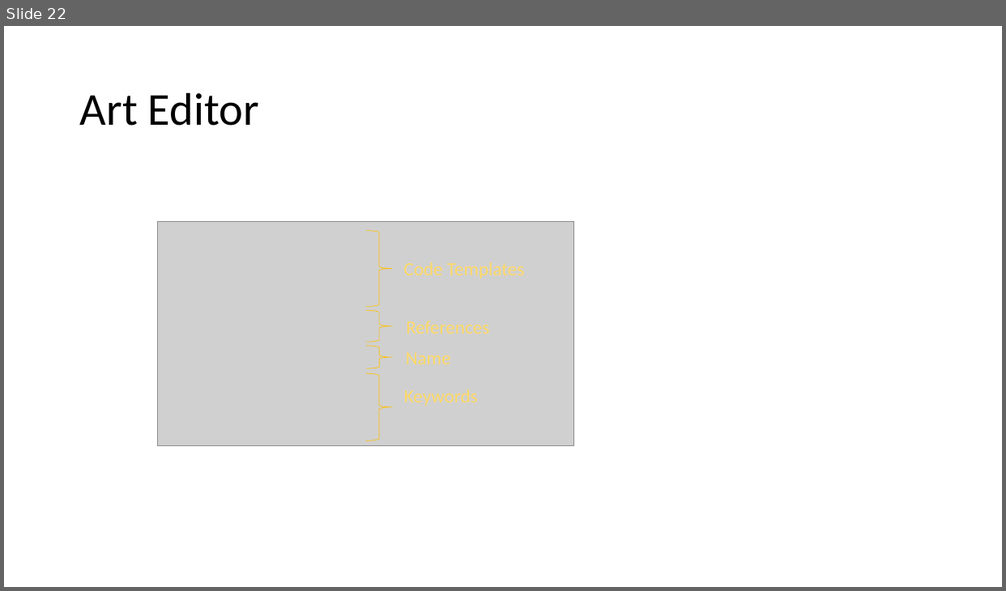
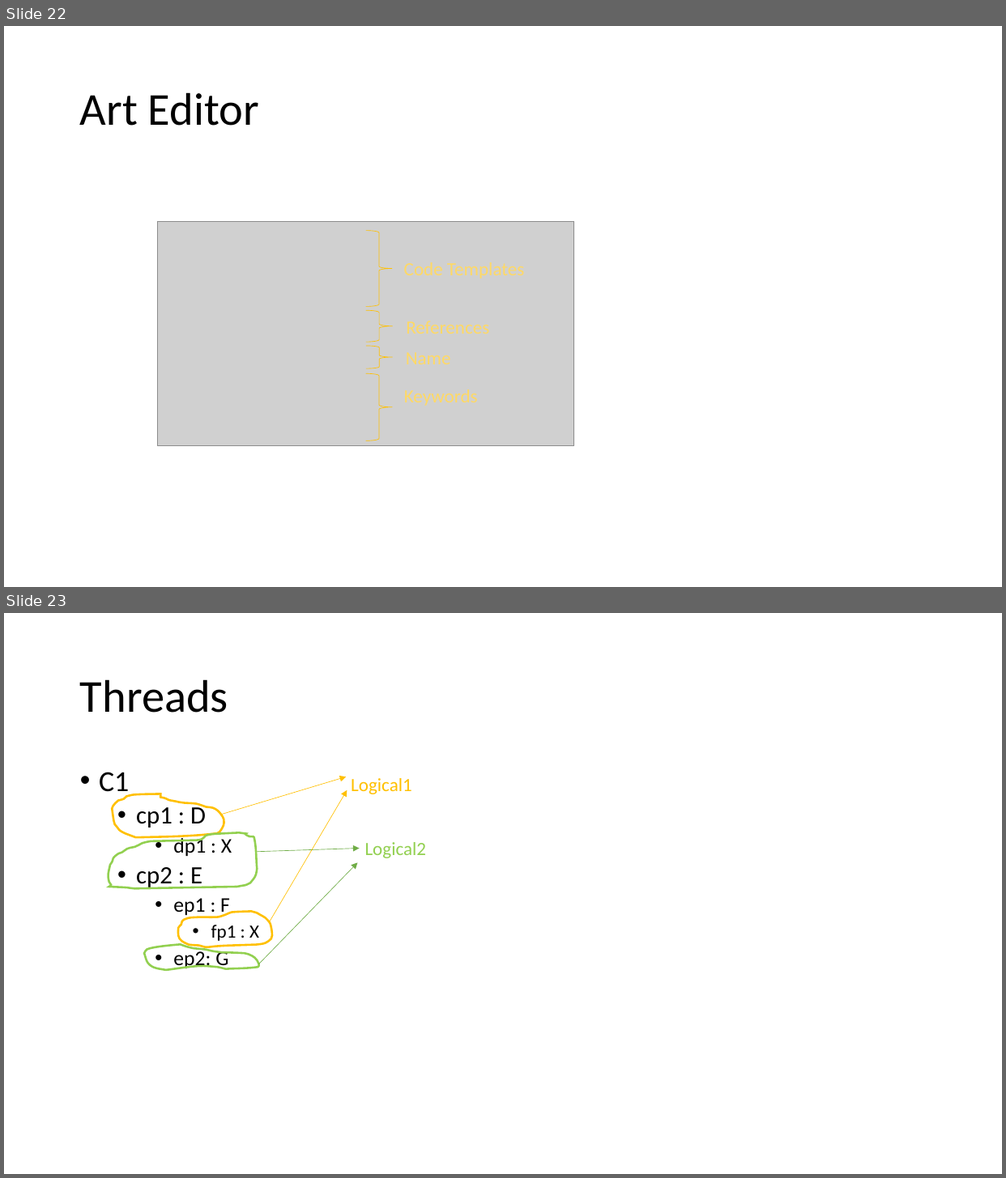
Before and after one commit to secure-dev-ops/code-realtime, a slide deck: illustrations.pptx. Shown one above the other, each under a label of ours: slide 22 before the commit, slides 22 and 23 after it. The pictures are 1006x591 and 1006x1178 pixels, drawn with LibreOffice and Linux fonts; fonts in the diff are those of the drawing; grey boxes stand for pictures. Boxes give left, top, right and bottom in pixels: in the first picture for what was removed or moved away, otherwise in the second. Text is boxed around its words. In the diff, an @@ line names an element or a change of style, - is before the commit and + after.

Commit message:
RIC-649: Doc for thread support

```diff
--- a/illustrations.pptx
+++ b/illustrations.pptx
@@ slide 23 added at [4, 613, 1002, 1174], background #FFFFFF @@
@@ title added at [80, 679, 228, 713], 44 pt, text #000000 @@
+Threads
@@ text added at [99, 772, 259, 970], 20 pt, text #000000 @@
+• C1
+  • cp1 : D
+    • dp1 : X
+  • cp2 : E
+    • ep1 : F
+      • fp1 : X
+    • ep2: G
@@ arrow added from (221, 815) to (346, 777), #FFC000 0.5 pt @@
@@ text added at [351, 778, 412, 794], 18 pt, text #FFC000 @@
+Logical1
@@ freeform shape added at [112, 794, 224, 837], outline #FFC000 2 pt @@
@@ arrow added from (269, 922) to (347, 790), #FFC000 0.5 pt @@
@@ freeform shape added at [108, 833, 257, 889], outline #92D050 2 pt @@
@@ arrow added from (257, 852) to (360, 848), #70AD47 0.5 pt @@
@@ text added at [365, 842, 427, 858], 18 pt, text #92D050 @@
+Logical2
@@ arrow added from (259, 964) to (357, 863), #70AD47 0.5 pt @@
@@ freeform shape added at [178, 912, 273, 948], outline #FFC000 2 pt @@
@@ freeform shape added at [144, 944, 258, 970], outline #92D050 2 pt @@
```
Also in this commit, not shown: 5 other files.
